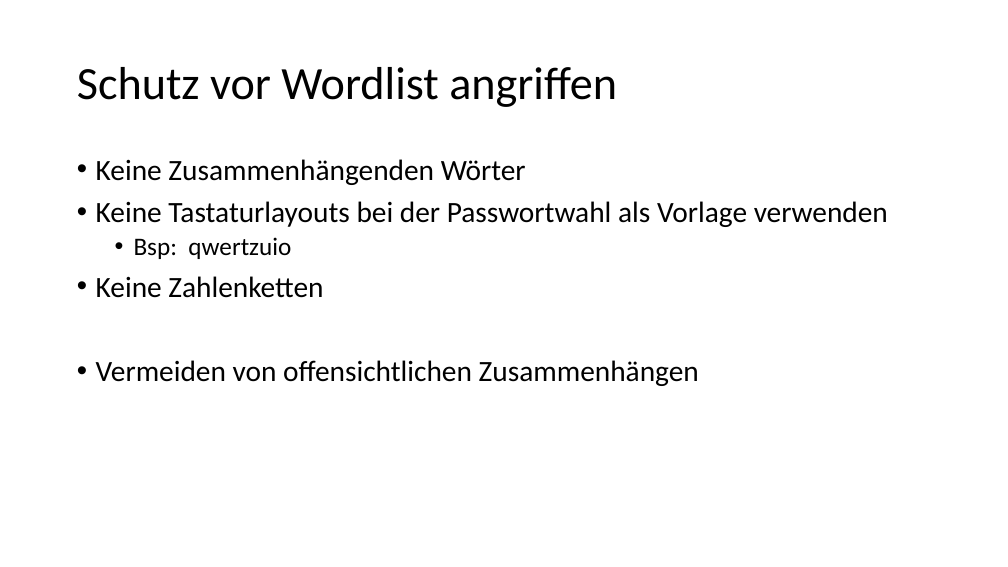
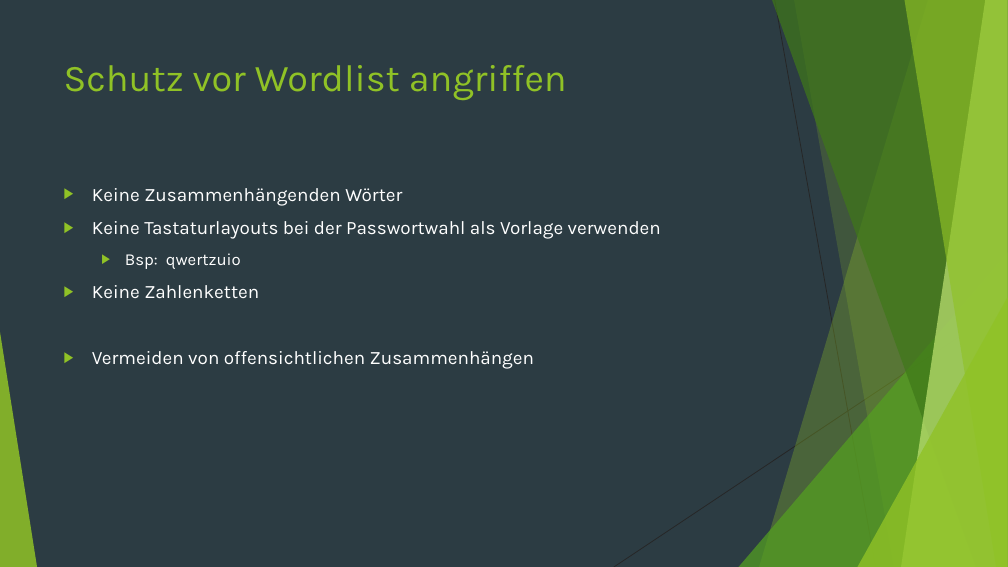
Before and after one commit to StefanSchuck/JohnTheRipperVortrag, a slide deck: slide 12 of Vortrag.pptx. Drawn at 1008x567 pixels with LibreOffice and Linux fonts; fonts in the diff are those of the drawing. Boxes give left, top, right and bottom in pixels: in the first picture for what was removed or moved away, otherwise in the second. Text is boxed around its words. In the diff, an @@ line names an element or a change of style, - is before the commit and + after.

```diff
--- a/Vortrag.pptx
+++ b/Vortrag.pptx
@@ background #FFFFFF to #2C3C43 @@
@@ title "Schutz vor Wordlist angriffen": place and size @@
-title "Schutz vor Wordlist angriffen" at (77,67,617,107)
+title "Schutz vor Wordlist angriffen" at (64,65,567,100)
@@ title "Schutz vor Wordlist angriffen" at (64,65,567,100): size 44 to 36 pt, font Calibri to Karla, text colour #000000 to #90C226; line spacing 0.9 to 1; vertical alignment middle to top @@
@@ text "Keine Zusammenhängenden Wörter": place and size @@
-text "Keine Zusammenhängenden Wörter" at (96,159,888,386)
+text "Keine Zusammenhängenden Wörter" at (92,188,661,369)
@@ text "Keine Zusammenhängenden Wörter" at (92,188,661,369): size 28 to 18 pt, font Calibri to Karla, text colour #000000 to #FFFFFF; size 24 to 16 pt in "Bsp: qwertzuio"; bullet • to ▶; line spacing 0.9 to 1; more space between paragraphs @@
@@ group added at (0,0,1008,567): 5 freeform shapes, 3 triangles, 2 lines @@
```
Also in this commit, not shown: 17 other slides changed, 1 slide added, 1 slide removed.
